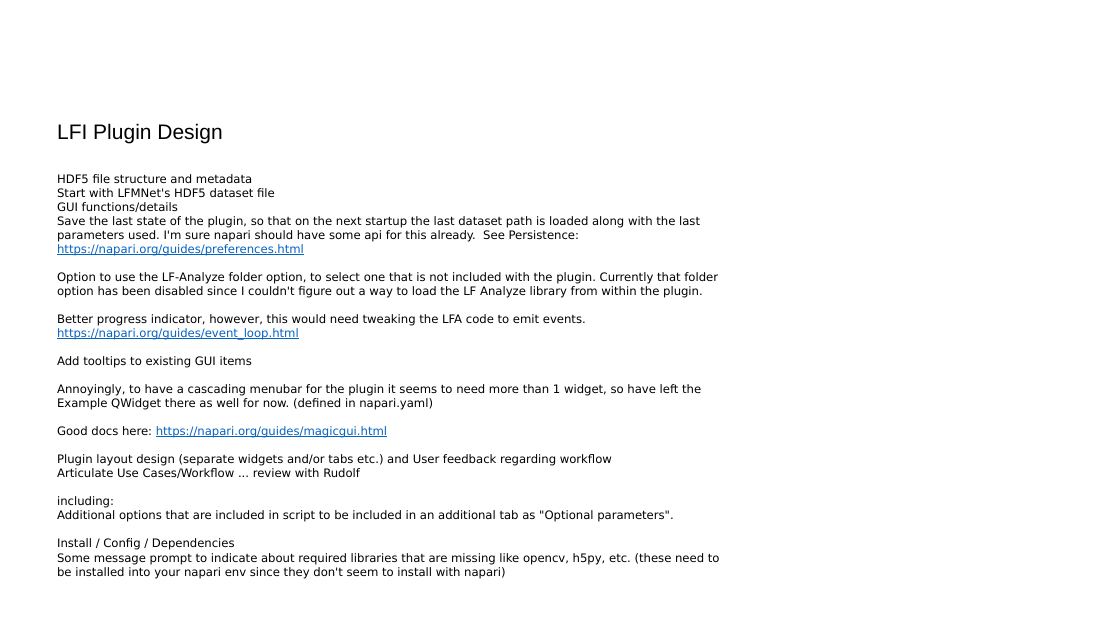
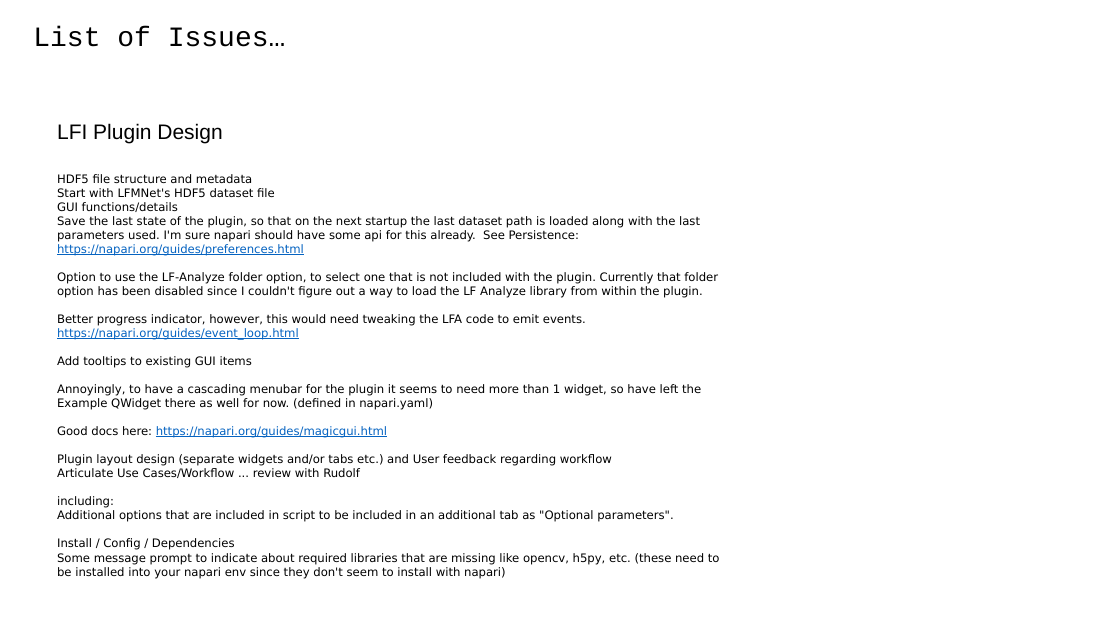
Before and after one commit to PolarizedLightFieldMicroscopy/Documents, a slide deck: slide 27 of LFI plugin/LFM Toolbox.pptx (slide 14 before the commit). Drawn at 1120x630 pixels with LibreOffice and Linux fonts; fonts in the diff are those of the drawing. Boxes give left, top, right and bottom in pixels: in the first picture for what was removed or moved away, otherwise in the second. Text is boxed around its words. In the diff, an @@ line names an element or a change of style, - is before the commit and + after.

```diff
--- a/LFI plugin/LFM Toolbox.pptx
+++ b/LFI plugin/LFM Toolbox.pptx
@@ title added at box(33, 26, 286, 47), 24 pt, text #000000 @@
+List of Issues…
```
Also in this commit, not shown: 16 other slides changed, 23 slides added, 6 slides removed, 5 other files.
